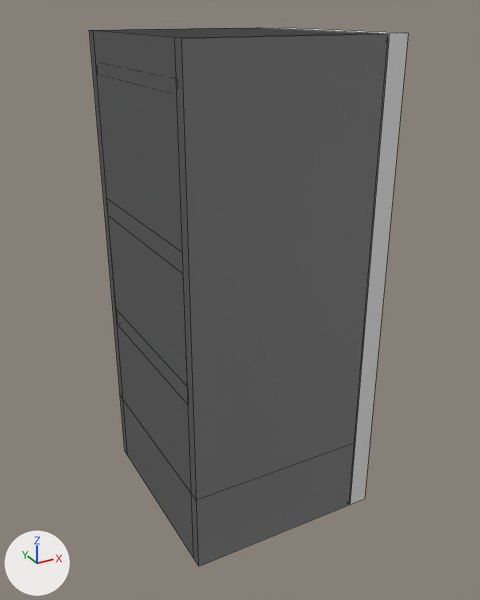
The Blender file Assets/Blend FIles/Kitchen/Kitchen.blend, before and after one commit.
Before and after are seen from a 50 mm lens placed at (-2.33, -1.22, 2.08), pointed at (-1.07, 1.07, 0.94). The axes (+X, +Y, +Z) are drawn at lower left. The lights are the same throughout. Mesh edges are drawn as thin lines. The same objects are shown in both versions, whatever each file hides.

In view in the first picture: 'Fridge Body', 'Fridge Door'.
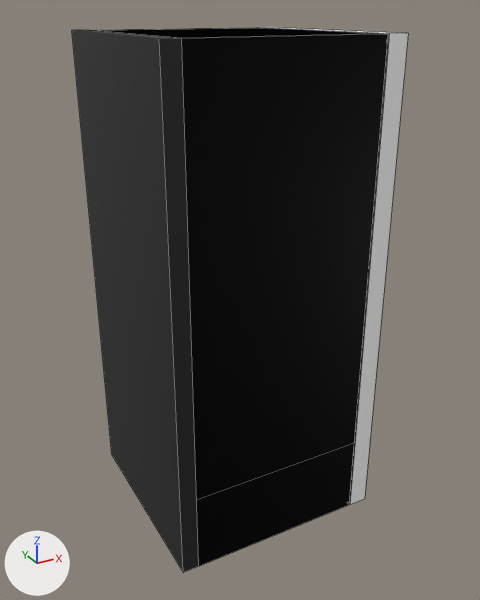
What differs and where, as boxes (x1, y1, x2, y2) in the pictures (480 x 600 px; the box of a moved part takes in the faces that stretch with it):
'Fridge Body', reshaped: before (89, 28, 388, 566); after (72, 28, 388, 573)
part 1 of me_cube_002, moved or reshaped: before (89, 28, 383, 562); after (72, 28, 381, 573)
part 2 of me_cube_002, recoloured (grey to black): (129, 28, 388, 566) in both

The change, as a diff of the scene's bpy script:
```diff
--- a/Assets/Blend FIles/Kitchen/Kitchen.blend.py
+++ b/Assets/Blend FIles/Kitchen/Kitchen.blend.py
@@ img_fridge_texture @@
+img_fridge_texture = load_image('Fridge Texture', 'Fridge Texture.png', 1024, 1024, 'sRGB')
@@ mat_material_013 @@
+mat_material_013 = principled_material('Material.013')
+mat_material_013.texture = img_fridge_texture
@@ me_cube_002 @@
 # used by ob_fridge_body; location = (-0.526, 1.653, 2.718)
-me_cube_002.from_pydata(...)  # 82 vertices, 79 faces, 2 loose edges; spans x -0.97..-0.2, y -1.0..-0.12, z -2.71..-0.71
+me_cube_002.from_pydata(...)  # 86 vertices, 81 faces, 2 loose edges; spans x -1.03..-0.2, y -1.0..-0.12, z -2.71..-0.71
+# me_cube_002 part 1
+# 39 faces are deleted
+# 4 vertices are added at (-1.03, -0.12, -2.71), (-1.03, -1.0, -2.71), (-1.03, -1.0, -0.71), (-1.03, -0.12, -0.71)
+# 41 new faces join them
+# me_cube_002 part 2: 72 faces spanning x -0.97..-0.2, y -1.0..-0.12, z -2.71..-0.71 switch from no material to mat_material_013 (picture img_fridge_texture)
```
